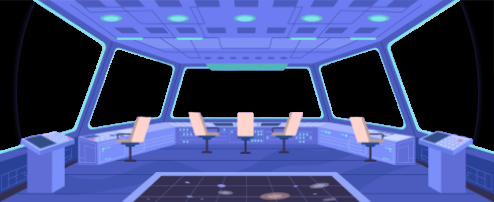
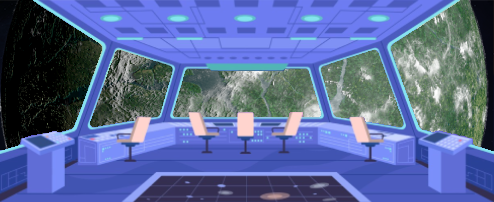
Layers edited between the first and the second 494×202 image:
added layer "Life Planet" above "Dark Cicrle" over [0, 0, 489, 150]
hid "Space BG" over [0, 0, 494, 151]
showed "Space_Background4" over [0, 0, 494, 151]
